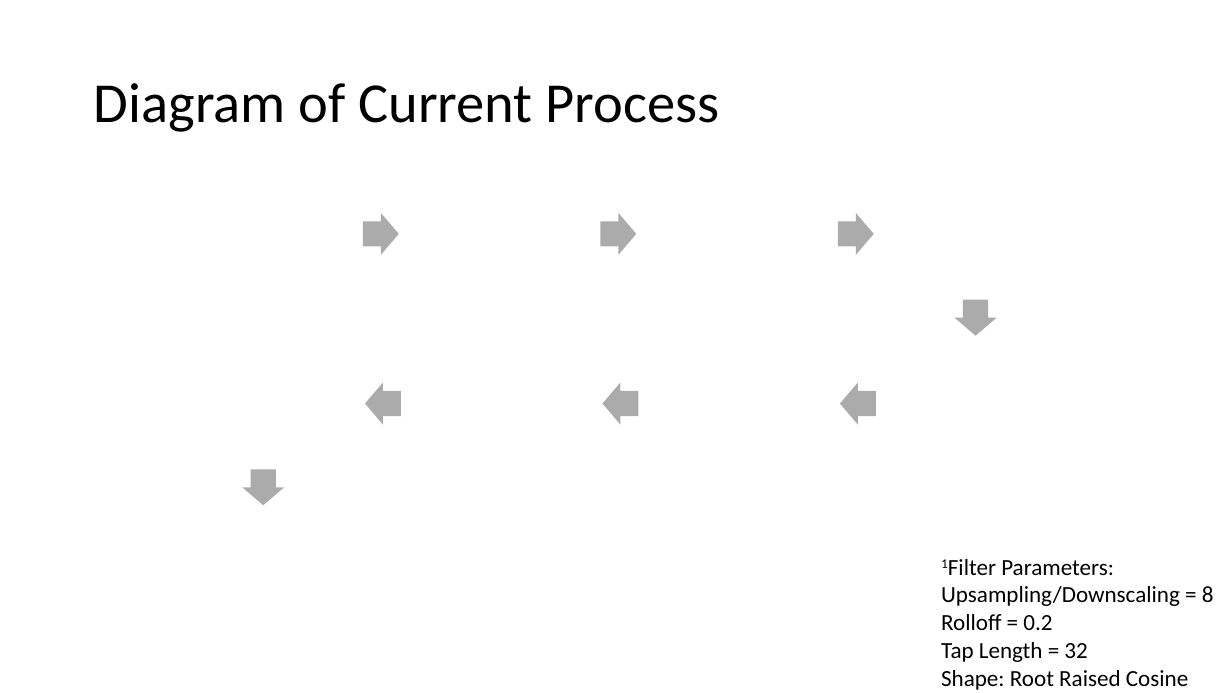
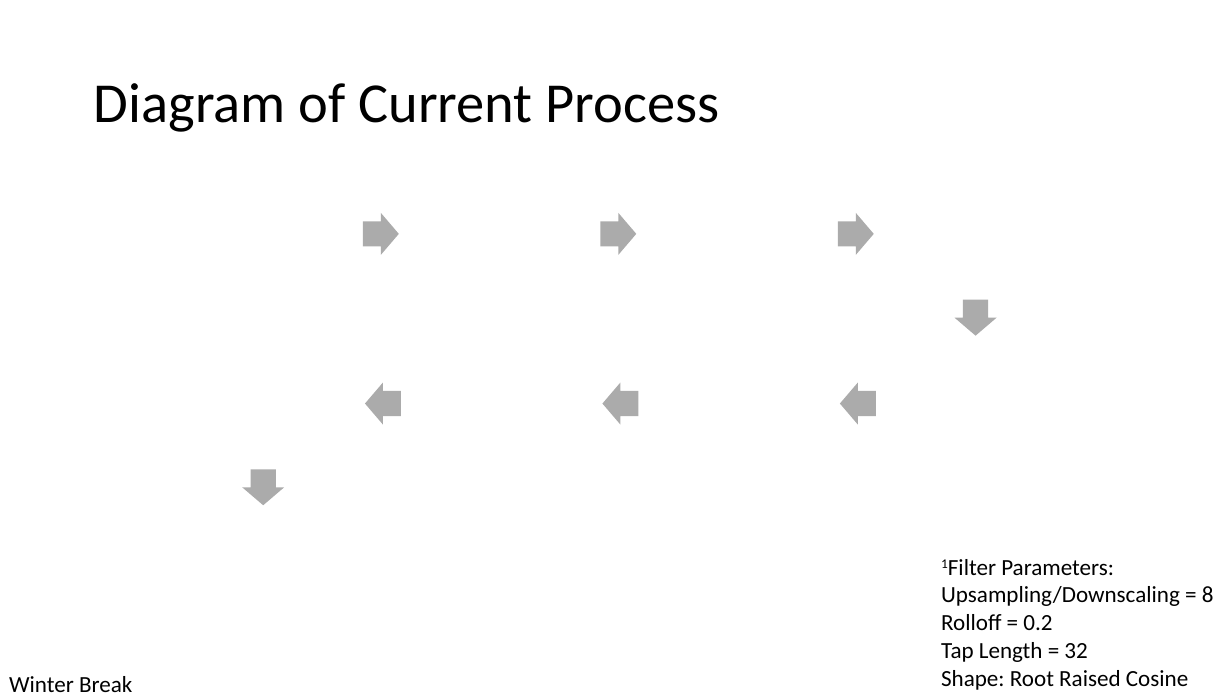
Before and after one commit to Emc54/CoherentTransceivers, a slide deck: slide 14 of Master's meetings presentation.pptx (slide 13 before the commit). Drawn at 1232x693 pixels with LibreOffice and Linux fonts; fonts in the diff are those of the drawing. Boxes give left, top, right and bottom in pixels: in the first picture for what was removed or moved away, otherwise in the second. Text is boxed around its words. In the diff, an @@ line names an element or a change of style, - is before the commit and + after.

```diff
--- a/Master's meetings presentation.pptx
+++ b/Master's meetings presentation.pptx
@@ text added at (9, 676, 132, 692), 18 pt, text #000000 @@
+Winter Break
```
Also in this commit, not shown: 4 other slides changed, 6 slides added, 2 slides removed, 2 other files.
